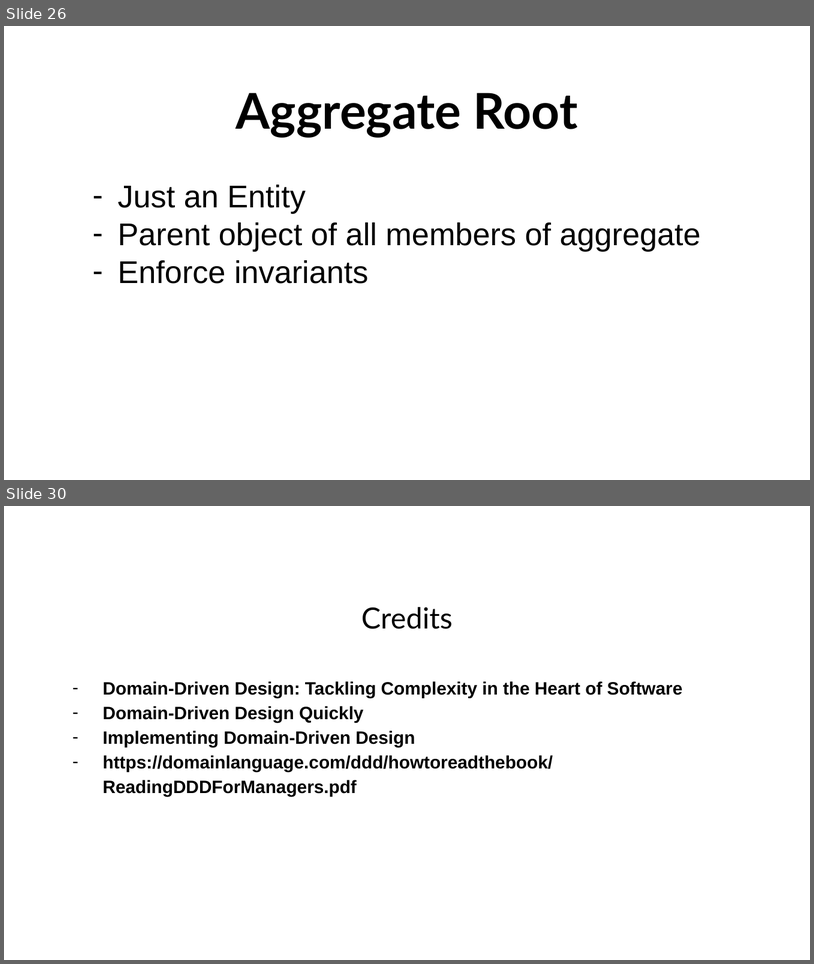
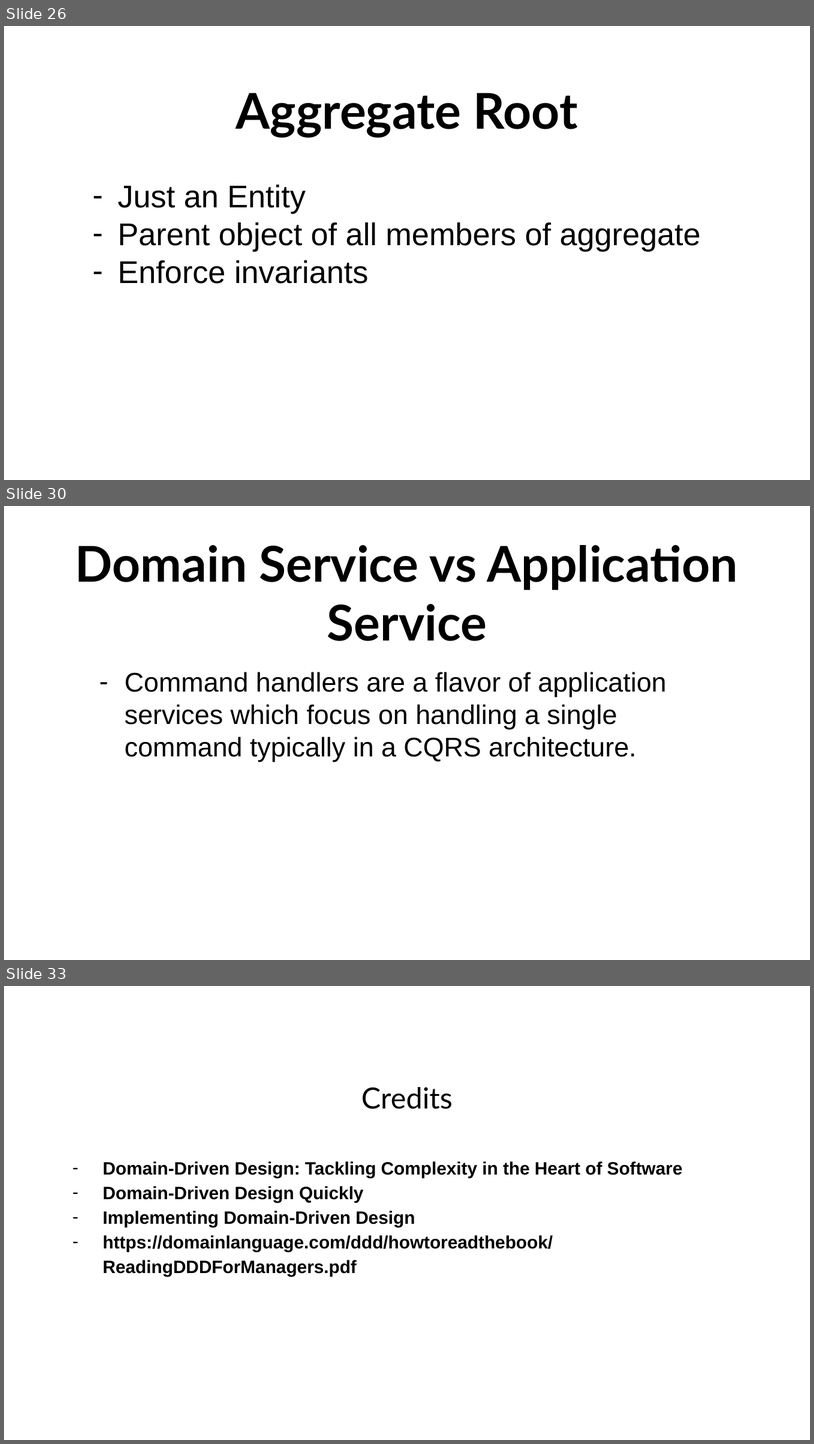
Before and after one commit to Elders/be-a-better-dev, a slide deck: Presentations/DomainDrivenDesign/DDD-TacticalDesign.pptx. Shown one above the other, each under a label of ours: slides 26 and 30 before the commit, slides 26, 30 and 33 after it; the slides between them are not shown. The pictures are 814x964 and 814x1444 pixels, drawn with LibreOffice and Linux fonts; fonts in the diff are those of the drawing; background and template pictures are left out. Boxes give left, top, right and bottom in pixels: in the first picture for what was removed or moved away, otherwise in the second. Text is boxed around its words. In the diff, an @@ line names an element or a change of style, - is before the commit and + after.

```diff
--- a/Presentations/DomainDrivenDesign/DDD-TacticalDesign.pptx
+++ b/Presentations/DomainDrivenDesign/DDD-TacticalDesign.pptx
@@ slide 30 added at <box>4,506,810,960</box>, background picture (left out) @@
@@ text added at <box>75,545,738,641</box>, 44 pt, text #000000, bold @@
+Domain Service vs Application Service
@@ text added at <box>125,672,666,762</box>, 24 pt, text #000000 @@
+– Command handlers are a flavor of application services which focus on handling a single command typically in a CQRS architecture.
@@ what was slide 30 is now slide 33 @@
```
Also in this commit, not shown: 2 slides changed, 3 other slides added, 1 slide removed.
